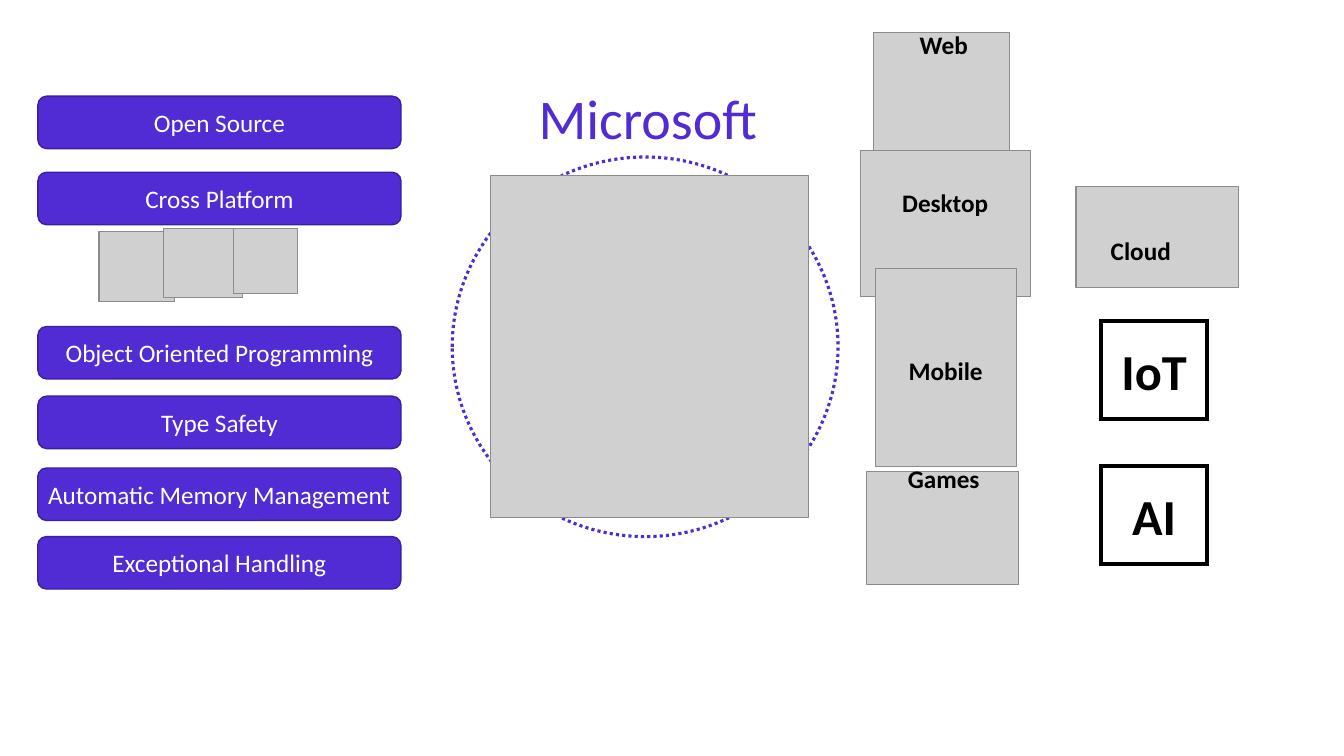
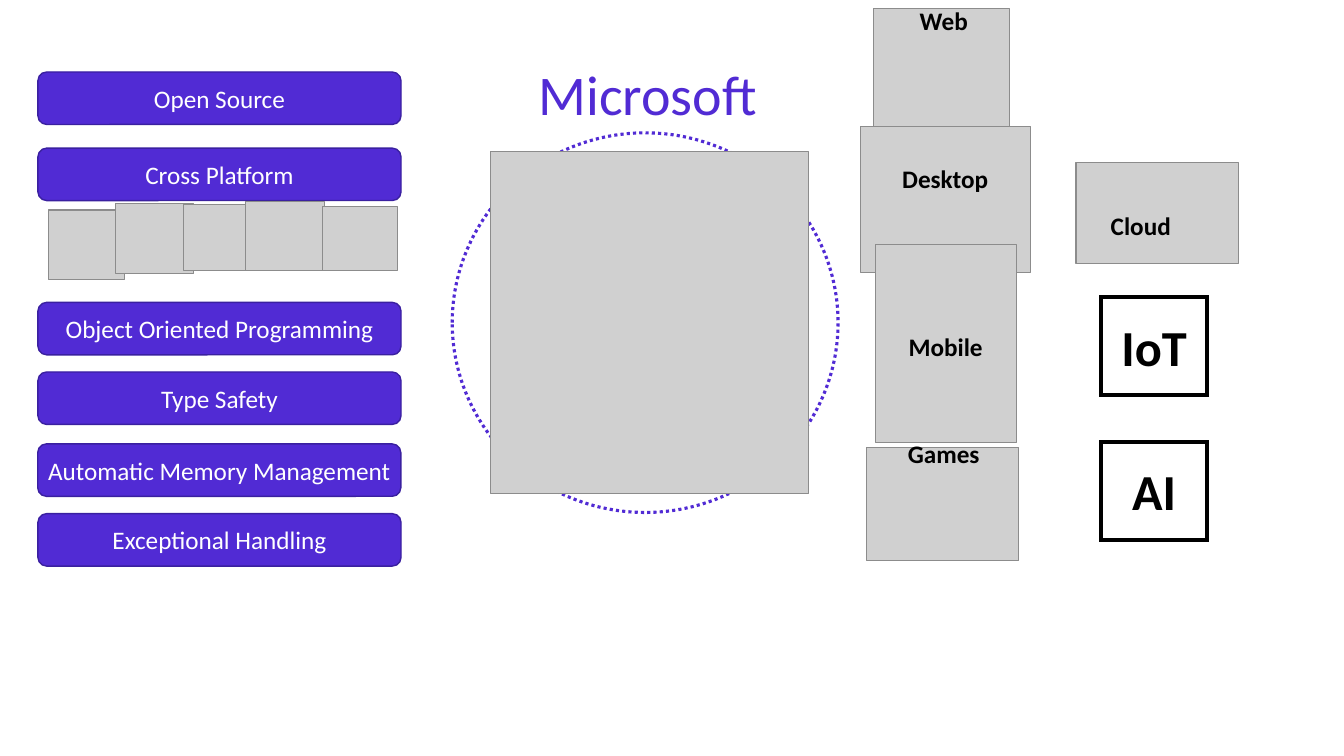
Before and after one commit to NaveenChittimalla/C-Sharp-Fundamentals, a slide deck: slide 4 of docs/C Sharp Programming Language - Fundaments.pptx. Drawn at 1344x756 pixels with LibreOffice and Linux fonts; fonts in the diff are those of the drawing; grey boxes stand for pictures. Boxes give left, top, right and bottom in pixels: in the first picture for what was removed or moved away, otherwise in the second. Text is boxed around its words. In the diff, an @@ line names an element or a change of style, - is before the commit and + after.

```diff
--- a/docs/C Sharp Programming Language - Fundaments.pptx
+++ b/docs/C Sharp Programming Language - Fundaments.pptx
@@ 6 pictures, 6 texts, 5 rounded rectangles, 2 rectangles, 1 ellipse: place and size @@
-6 pictures, 6 texts, 5 rounded rectangles, 2 rectangles, 1 ellipse at [37,32,1238,586]
+6 pictures, 6 texts, 5 rounded rectangles, 2 rectangles, 1 ellipse at [37,9,1238,562]
@@ picture: place and size @@
-picture at [164,228,243,297]
+picture at [115,204,194,273]
@@ picture: place and size @@
-picture at [234,228,297,293]
+picture at [184,205,247,270]
@@ picture added at [246,202,326,270] @@
@@ picture added at [323,207,397,270] @@
@@ picture: place and size @@
-picture at [99,232,174,301]
+picture at [48,210,124,279]
@@ rounded rectangle "Exceptional Handling": place and size @@
-rounded rectangle "Exceptional Handling" at [37,536,400,589]
+rounded rectangle "Exceptional Handling" at [38,514,401,567]
```
Also in this commit, not shown: 1 other file.
